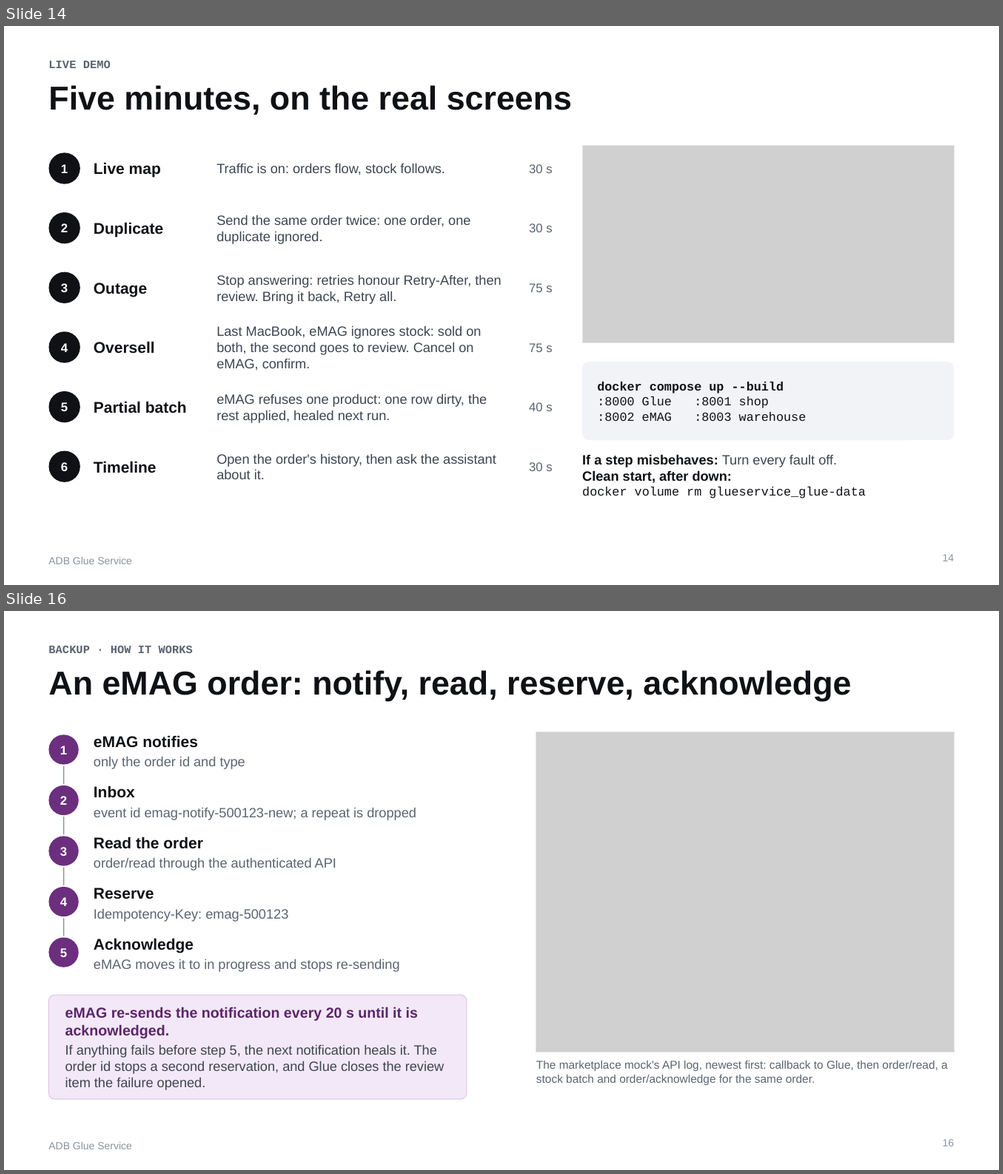
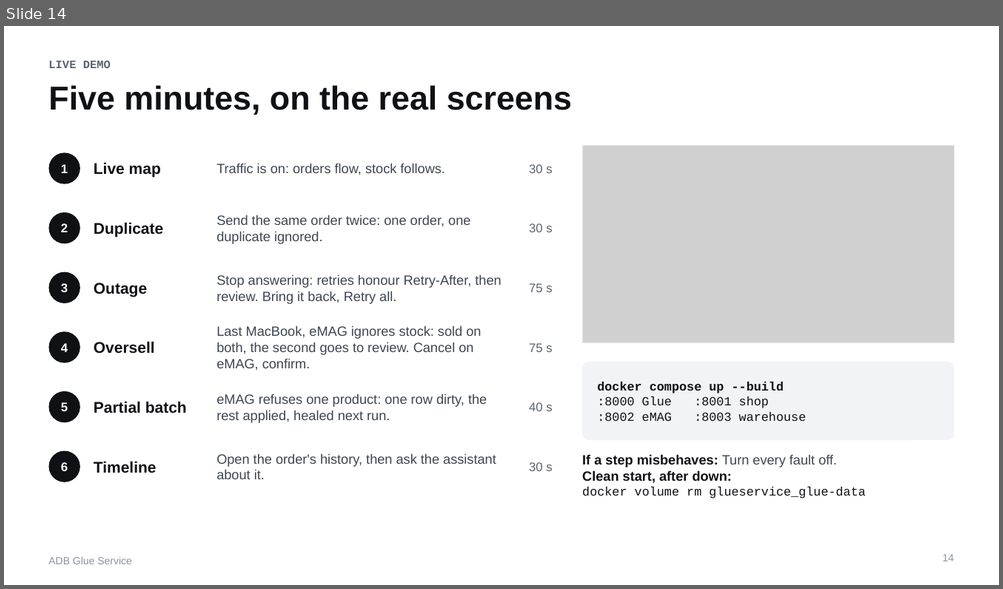
Before and after one commit to PantelimonGulie/adb-glue-service, a slide deck: docs/presentation/ADB-Glue-Service.pptx. Shown one above the other, each under a label of ours: slides 14 and 16 before the commit, slide 14 after it; the slides between them are not shown. The pictures are 1003x1174 and 1003x589 pixels, drawn with LibreOffice and Linux fonts; fonts in the diff are those of the drawing; grey boxes stand for pictures. Boxes give left, top, right and bottom in pixels: in the first picture for what was removed or moved away, otherwise in the second. Text is boxed around its words. In the diff, an @@ line names an element or a change of style, - is before the commit and + after.

Commit message:
Keep only the 14 talk slides in the deck

```diff
--- a/docs/presentation/ADB-Glue-Service.pptx
+++ b/docs/presentation/ADB-Glue-Service.pptx
@@ slide 16 removed at bbox=[4, 611, 999, 1170], background #FFFFFF; not listed: 1 template element that a slide beside it also shows @@
@@ text removed at bbox=[48, 645, 193, 653] @@
-BACKUP · HOW IT WORKS
@@ title removed at bbox=[48, 670, 851, 701] @@
-An eMAG order: notify, read, reserve, acknowledge
@@ ellipse removed at bbox=[48, 735, 79, 765] @@
@@ text removed at bbox=[94, 735, 198, 748] @@
-eMAG notifies
@@ picture removed at bbox=[536, 732, 954, 1053] @@
@@ rectangle removed at bbox=[536, 732, 954, 1053] @@
@@ text removed at bbox=[60, 746, 67, 755] @@
-1
@@ text removed at bbox=[94, 757, 245, 769] @@
-only the order id and type
@@ ellipse removed at bbox=[48, 786, 79, 815] @@
@@ line removed from (64, 766) to (64, 784) @@
@@ text removed at bbox=[94, 786, 135, 798] @@
-Inbox
@@ text removed at bbox=[60, 796, 67, 805] @@
-2
@@ text removed at bbox=[94, 808, 416, 820] @@
-event id emag-notify-500123-new; a repeat is dropped
@@ line removed from (64, 817) to (64, 834) @@
@@ ellipse removed at bbox=[48, 836, 79, 866] @@
@@ text removed at bbox=[60, 847, 67, 856] @@
-3
@@ text removed at bbox=[94, 837, 203, 849] @@
-Read the order
@@ line removed from (64, 868) to (64, 886) @@
@@ text removed at bbox=[94, 858, 336, 871] @@
-order/read through the authenticated API
@@ ellipse removed at bbox=[48, 887, 79, 917] @@
@@ text removed at bbox=[60, 897, 67, 906] @@
-4
@@ text removed at bbox=[94, 888, 154, 900] @@
-Reserve
@@ line removed from (64, 918) to (64, 937) @@
@@ text removed at bbox=[94, 909, 288, 922] @@
-Idempotency-Key: emag-500123
@@ ellipse removed at bbox=[48, 938, 79, 968] @@
@@ text removed at bbox=[94, 938, 193, 953] @@
-Acknowledge
@@ text removed at bbox=[60, 948, 67, 957] @@
-5
@@ text removed at bbox=[94, 960, 400, 972] @@
-eMAG moves it to in progress and stops re-sending
@@ rounded rectangle removed at bbox=[48, 995, 466, 1099] @@
@@ text removed at bbox=[65, 1007, 418, 1039] @@
-eMAG re-sends the notification every 20 s until it is acknowledged.
@@ text removed at bbox=[65, 1045, 444, 1091] @@
-If anything fails before step 5, the next notification heals it. The order id stops a second reservation, and Glue closes the review item the failure opened.
@@ text removed at bbox=[536, 1061, 948, 1085] @@
-The marketplace mock's API log, newest first: callback to Glue, then order/read, a stock batch and order/acknowledge for the same order.
@@ page number removed at bbox=[942, 1139, 954, 1147] @@
-16
```
Also in this commit, not shown: 1 slide changed, 12 other slides removed, 1 other file.
